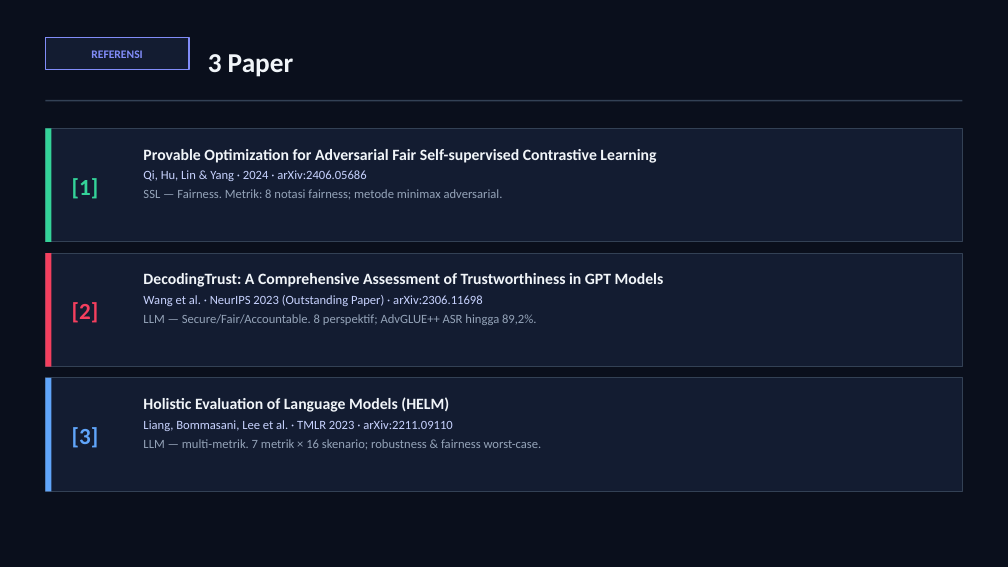
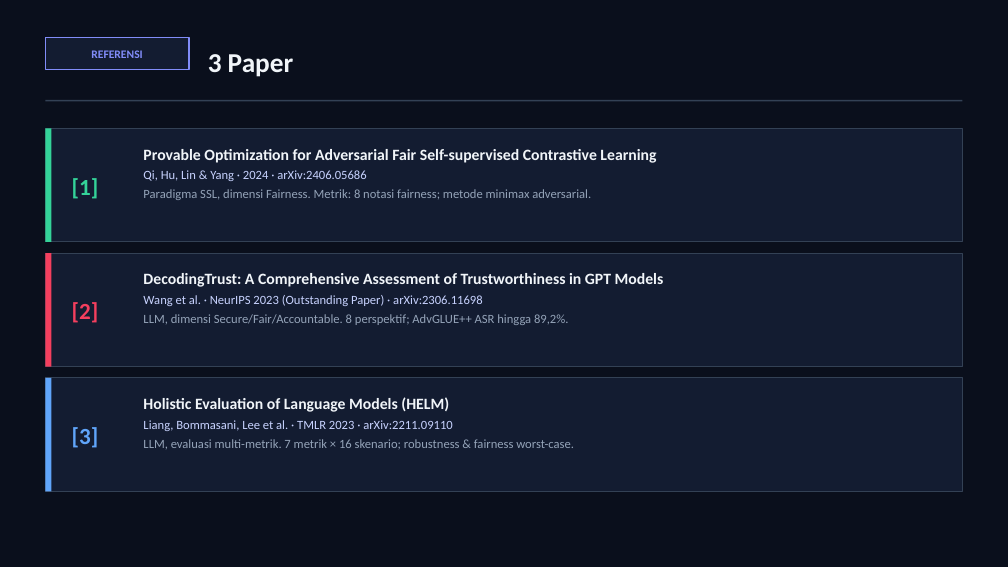
Before and after one commit to awangga/awangga.github.io, a slide deck: slide 10 of safe/metrics/SAFE-AI-Metrics.pptx. Drawn at 1008x567 pixels with LibreOffice and Linux fonts; fonts in the diff are those of the drawing. Boxes give left, top, right and bottom in pixels: in the first picture for what was removed or moved away, otherwise in the second. Text is boxed around its words. In the diff, an @@ line names an element or a change of style, - is before the commit and + after.

```diff
--- a/safe/metrics/SAFE-AI-Metrics.pptx
+++ b/safe/metrics/SAFE-AI-Metrics.pptx
@@ text at [143, 189, 591, 200]: text changed @@
-SSL — Fairness. Metrik: 8 notasi fairness; metode minimax adversarial.
+Paradigma SSL, dimensi Fairness. Metrik: 8 notasi fairness; metode minimax adversarial.
@@ text at [143, 314, 568, 325]: text changed @@
-LLM — Secure/Fair/Accountable. 8 perspektif; AdvGLUE++ ASR hingga 89,2%.
+LLM, dimensi Secure/Fair/Accountable. 8 perspektif; AdvGLUE++ ASR hingga 89,2%.
@@ text at [143, 439, 574, 449]: text changed @@
-LLM — multi-metrik. 7 metrik × 16 skenario; robustness & fairness worst-case.
+LLM, evaluasi multi-metrik. 7 metrik × 16 skenario; robustness & fairness worst-case.
```
Also in this commit, not shown: 7 other slides changed, 1 other file.
